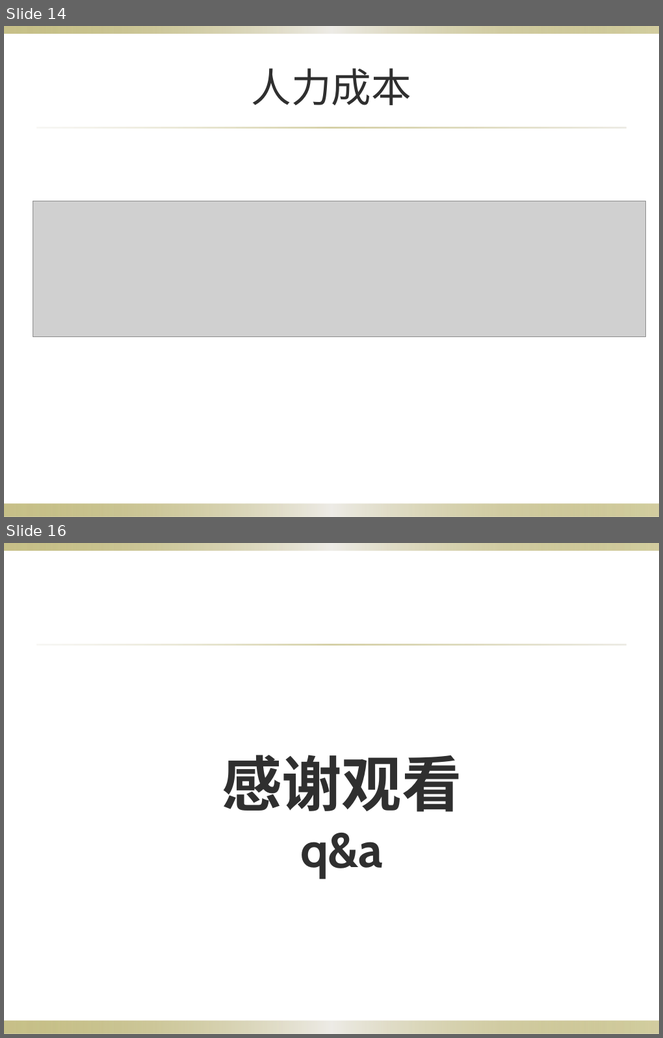
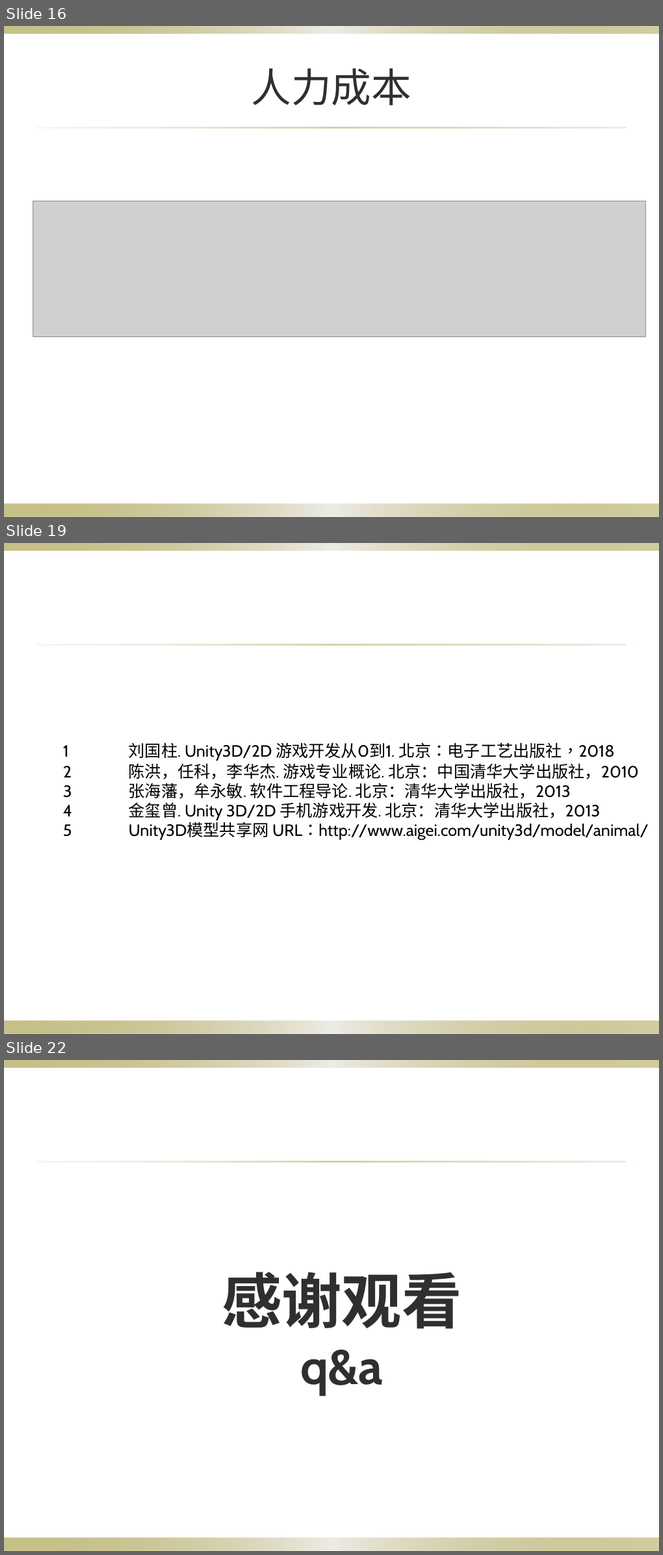
Before and after one commit to 3d-fishing/3D-app, a slide deck: 项目计划(1).pptx. Shown one above the other, each under a label of ours: slides 14 and 16 before the commit, slides 16, 19 and 22 after it; the slides between them are not shown. The pictures are 663x1038 and 663x1555 pixels, drawn with LibreOffice and Linux fonts; fonts in the diff are those of the drawing; grey boxes stand for pictures; background and template pictures are left out. Boxes give left, top, right and bottom in pixels: in the first picture for what was removed or moved away, otherwise in the second. Text is boxed around its words. In the diff, an @@ line names an element or a change of style, - is before the commit and + after.

```diff
--- a/项目计划(1).pptx
+++ b/项目计划(1).pptx
@@ slide 19 added at (4, 543, 659, 1034), background picture (left out); not listed: 3 template elements that a slide beside it also shows @@
@@ text added at (63, 743, 649, 841), 18 pt, text #000000 @@
+1 刘国柱. Unity3D/2D 游戏开发从0到1. 北京：电子工艺出版社，2018
+2 陈洪，任科，李华杰. 游戏专业概论. 北京：中国清华大学出版社，2010
+3 张海藩，牟永敏. 软件工程导论. 北京：清华大学出版社，2013
+4 金玺曾. Unity 3D/2D 手机游戏开发. 北京：清华大学出版社，2013
+5 Unity3D模型共享网 URL：http://www.aigei.com/unity3d/model/animal/
@@ what was slide 14 is now slide 16 @@
@@ what was slide 16 is now slide 22 @@
```
Also in this commit, not shown: 4 slides changed, 6 other slides added, 1 slide removed.
